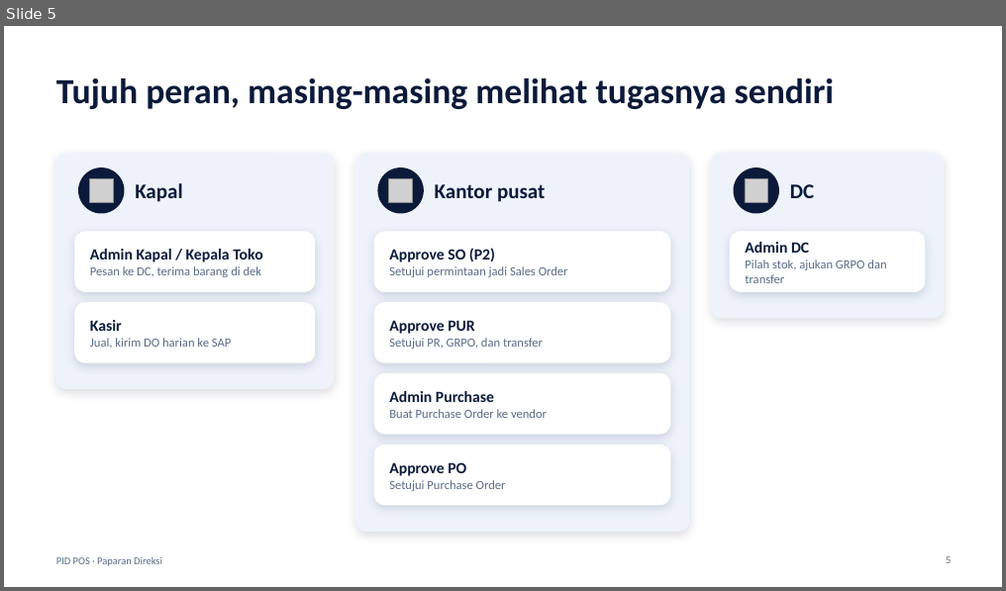
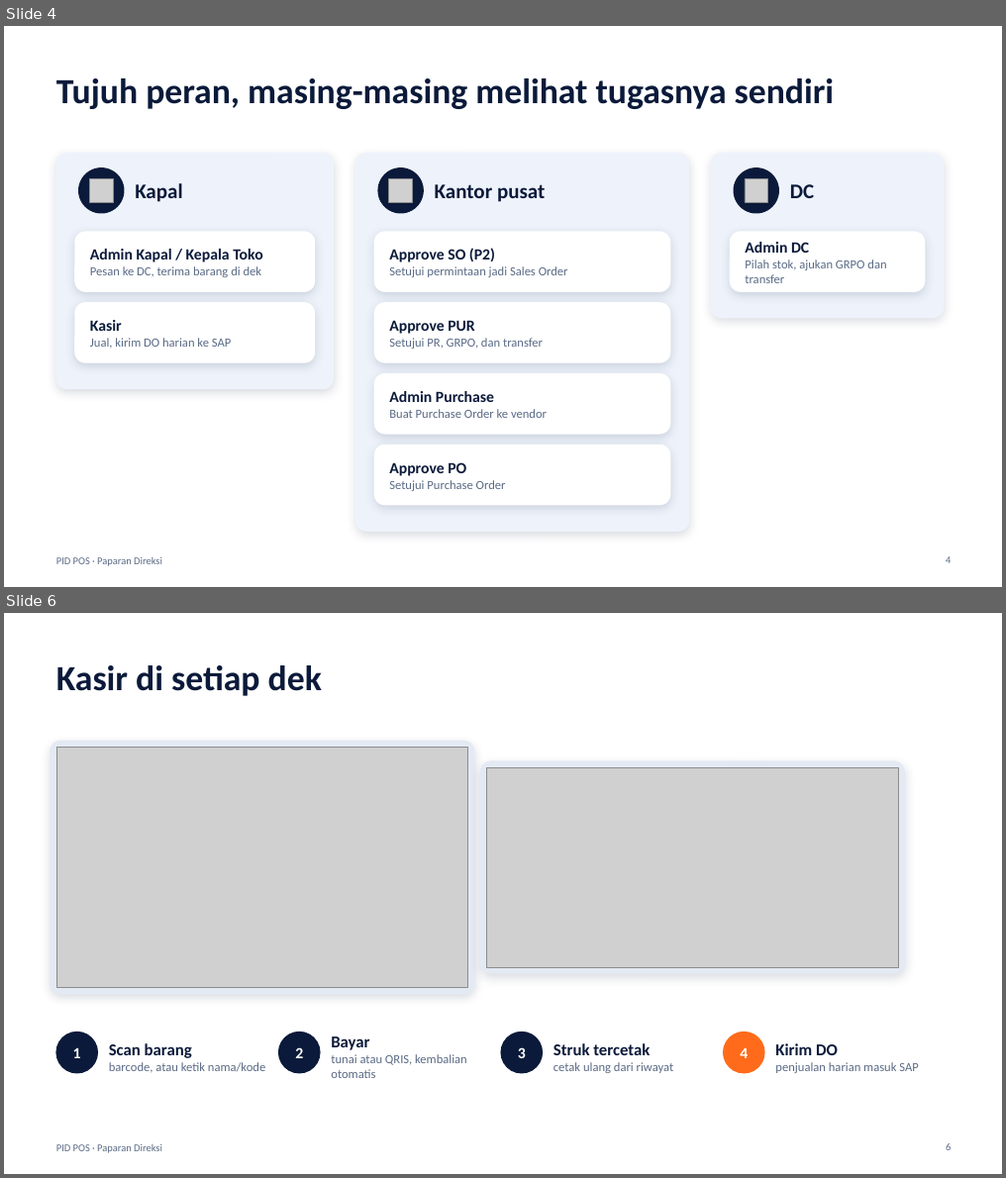
Before and after one commit to alfiandarmawan35/claude, a slide deck: docs/PID_POS_Paparan_Direksi_v2.pptx. Shown one above the other, each under a label of ours: slide 5 before the commit, slides 4 and 6 after it; the slides between them are not shown. The pictures are 1006x591 and 1006x1178 pixels, drawn with LibreOffice and Linux fonts; fonts in the diff are those of the drawing; grey boxes stand for pictures; background and template pictures are left out. Boxes give left, top, right and bottom in pixels: in the first picture for what was removed or moved away, otherwise in the second. Text is boxed around its words. In the diff, an @@ line names an element or a change of style, - is before the commit and + after.

```diff
--- a/docs/PID_POS_Paparan_Direksi_v2.pptx
+++ b/docs/PID_POS_Paparan_Direksi_v2.pptx
@@ slide 6 added at box(4, 613, 1002, 1174), background #FFFFFF; not listed: 1 template element that a slide beside it also shows @@
@@ title added at box(56, 665, 322, 696), 34 pt, text #0B1A3A, bold @@
+Kasir di setiap dek
@@ rounded rectangle added at box(51, 741, 474, 994), fill #E4EAF4, outline #E4EAF4 1 pt @@
@@ picture added at box(56, 747, 468, 988) @@
@@ rounded rectangle added at box(481, 761, 905, 973), fill #E4EAF4, outline #E4EAF4 1 pt @@
@@ picture added at box(487, 767, 899, 967) @@
@@ ellipse added at box(56, 1032, 98, 1073), fill #0B1A3A, outline #0B1A3A 1 pt @@
@@ text added at box(73, 1048, 81, 1059), 15 pt, text #FFFFFF, bold @@
+1
@@ text added at box(109, 1044, 265, 1073), 12 pt, text #5B6B86 @@
+Scan barang
+barcode, atau ketik nama/kode
@@ ellipse added at box(279, 1032, 320, 1073), fill #0B1A3A, outline #0B1A3A 1 pt @@
@@ text added at box(295, 1048, 303, 1059), 15 pt, text #FFFFFF, bold @@
+2
@@ text added at box(331, 1037, 467, 1078), 12 pt, text #5B6B86 @@
+Bayar
+tunai atau QRIS, kembalian otomatis
@@ ellipse added at box(501, 1032, 543, 1073), fill #0B1A3A, outline #0B1A3A 1 pt @@
@@ text added at box(518, 1048, 526, 1059), 15 pt, text #FFFFFF, bold @@
+3
@@ text added at box(553, 1044, 674, 1073), 12 pt, text #5B6B86 @@
+Struk tercetak
+cetak ulang dari riwayat
@@ ellipse added at box(724, 1032, 764, 1073), fill #FF6B1A, outline #FF6B1A 1 pt @@
@@ text added at box(740, 1048, 747, 1059), 15 pt, text #FFFFFF, bold @@
+4
@@ text added at box(775, 1044, 918, 1073), 12 pt, text #5B6B86 @@
+Kirim DO
+penjualan harian masuk SAP
@@ page number added at box(945, 1144, 950, 1151), 10 pt, text #5B6B86 @@
+6
@@ what was slide 5 is now slide 4 @@
```
Also in this commit, not shown: 2 slides changed, 1 other slide added, 2 slides removed, 1 other file.
